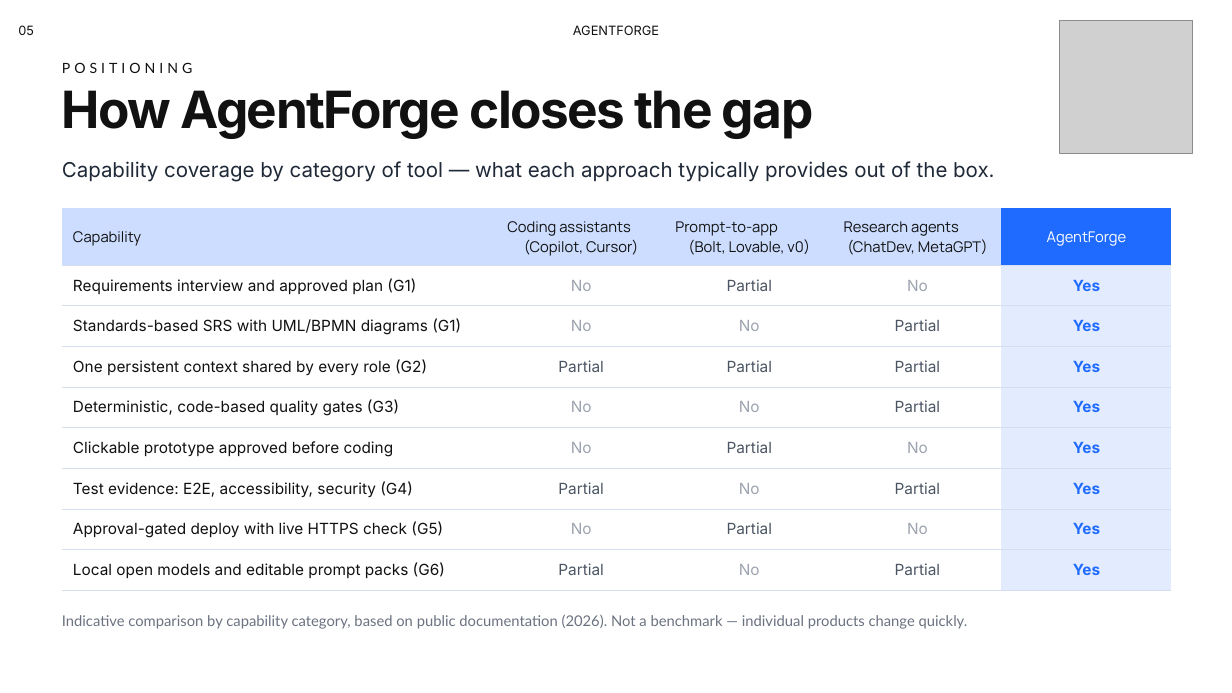
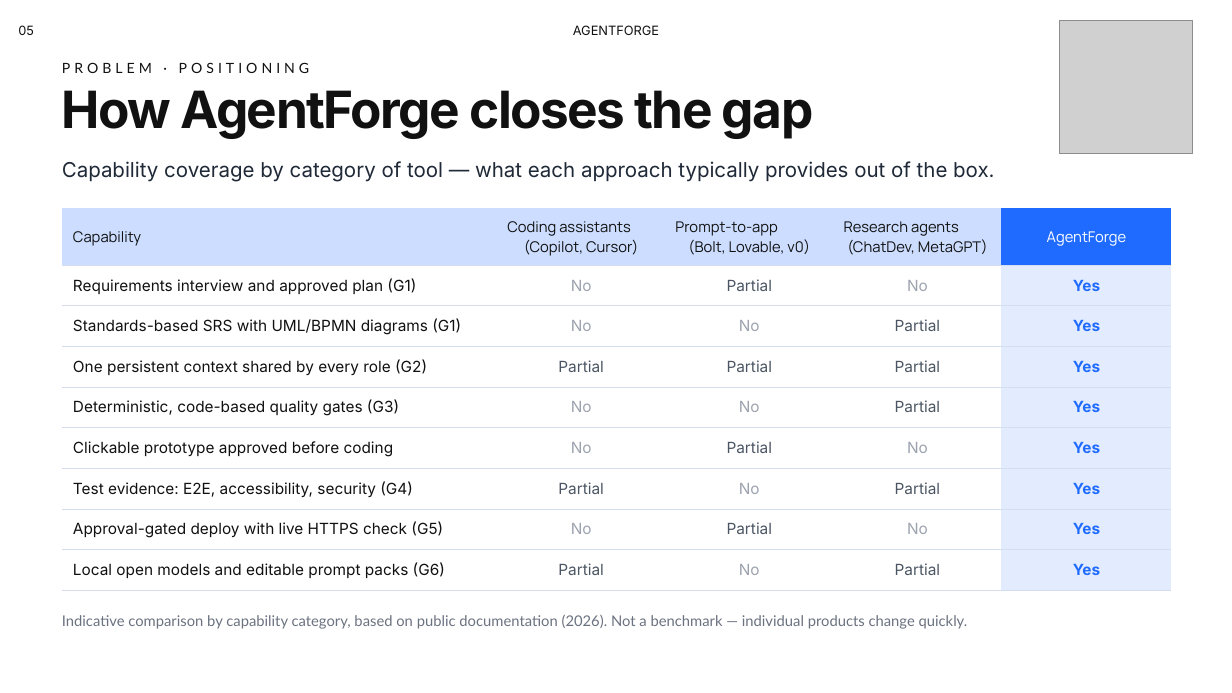
Before and after one commit to Ravindu200232/agentforge-studio, a slide deck: slide 5 of docs/presentation/AgentForge-PP2.pptx. Drawn at 1232x693 pixels with LibreOffice and Linux fonts; fonts in the diff are those of the drawing; grey boxes stand for pictures; background and template pictures are left out. Boxes give left, top, right and bottom in pixels: in the first picture for what was removed or moved away, otherwise in the second. Text is boxed around its words. In the diff, an @@ line names an element or a change of style, - is before the commit and + after.

```diff
--- a/docs/presentation/AgentForge-PP2.pptx
+++ b/docs/presentation/AgentForge-PP2.pptx
@@ text at (62,62,310,73): text changed @@
-POSITIONING
+PROBLEM · POSITIONING
```
Also in this commit, not shown: 17 other slides changed.
